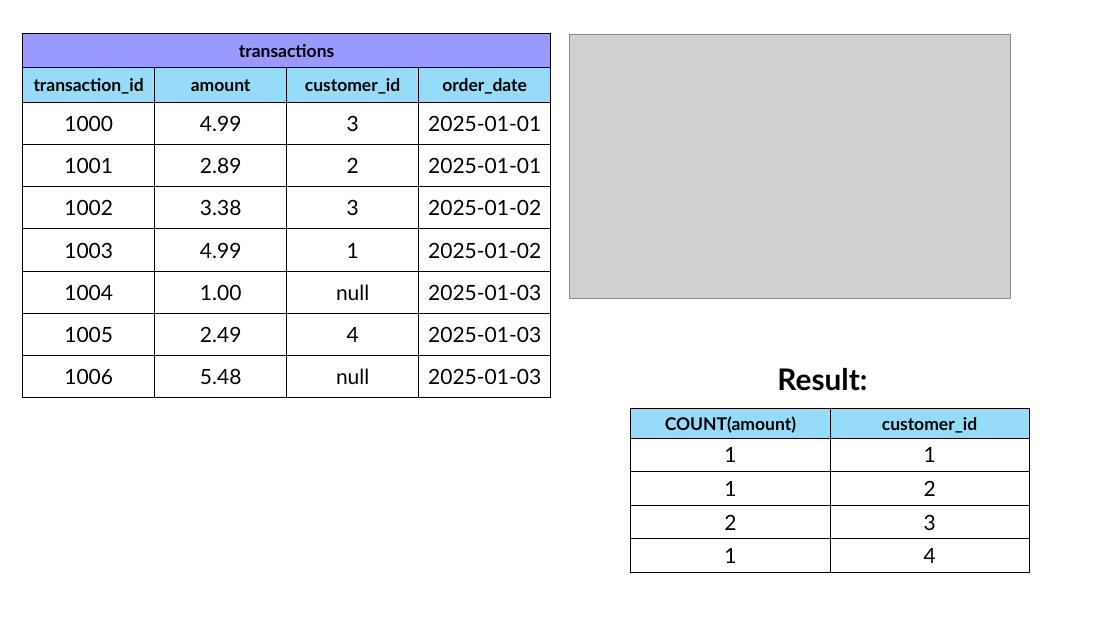
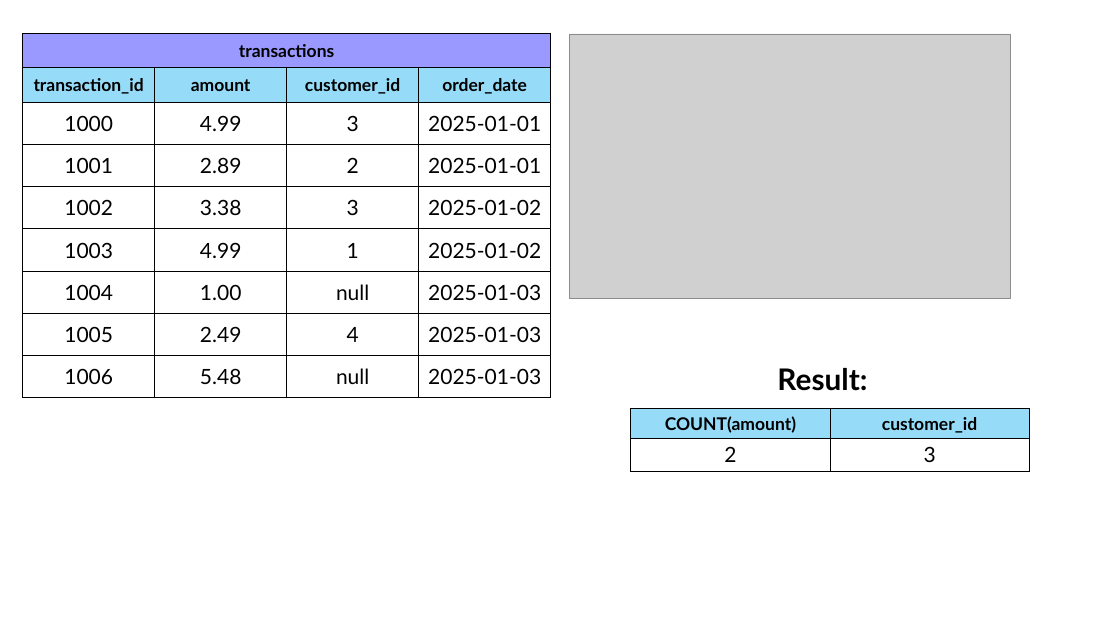
Before and after one commit to robitussin/CTINFMGL, a slide deck: slide 19 of 07 - Introduction to SQL/SQL Functions and GROUP BY.pptx. Drawn at 1120x630 pixels with LibreOffice and Linux fonts; fonts in the diff are those of the drawing; grey boxes stand for pictures. Boxes give left, top, right and bottom in pixels: in the first picture for what was removed or moved away, otherwise in the second. Text is boxed around its words. In the diff, an @@ line names an element or a change of style, - is before the commit and + after.

```diff
--- a/07 - Introduction to SQL/SQL Functions and GROUP BY.pptx
+++ b/07 - Introduction to SQL/SQL Functions and GROUP BY.pptx
@@ table at (x1=631, y1=408, x2=1029, y2=471) @@
-row 2: 1 | 1
-row 3: 1 | 2
-row 5: 1 | 4
```
